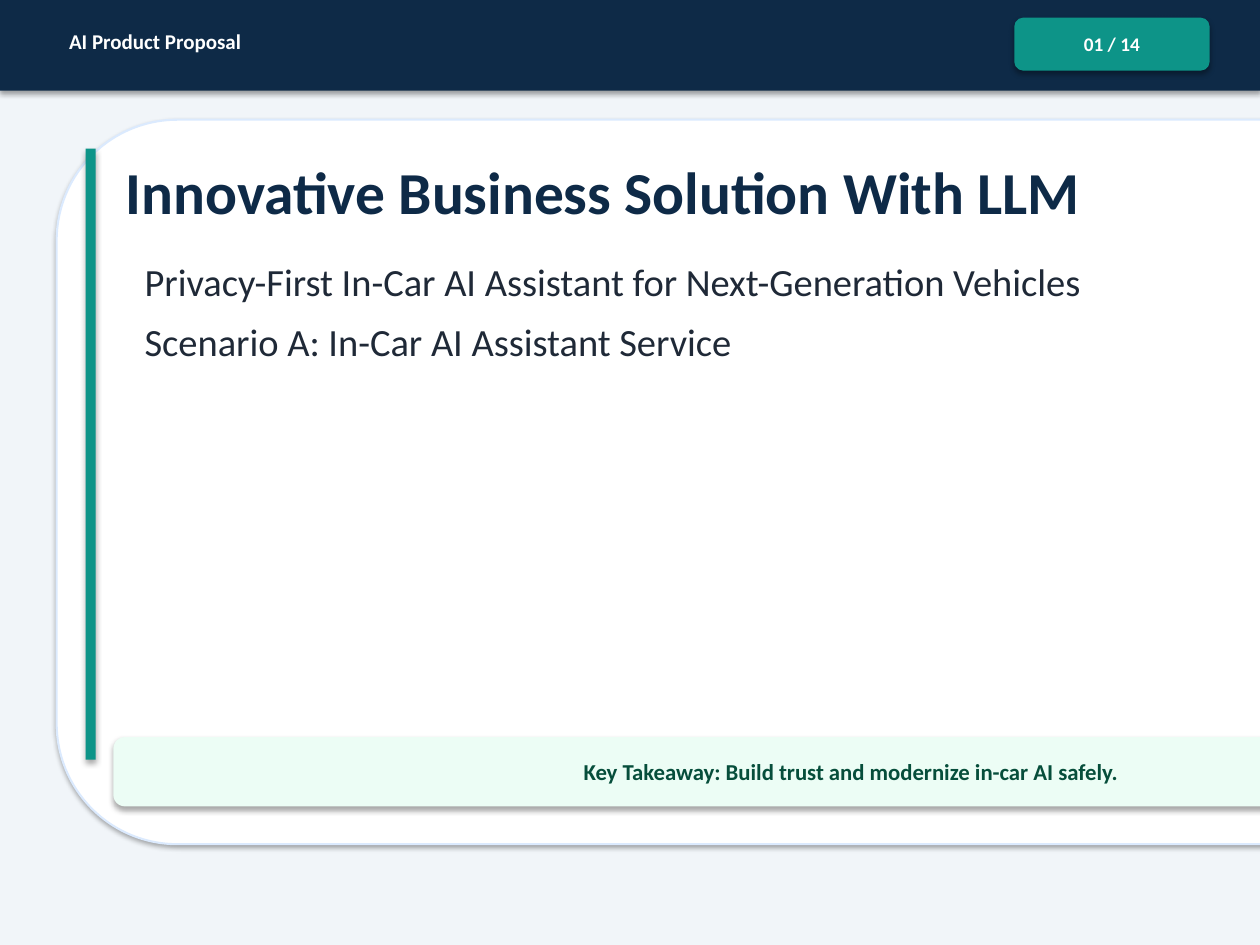
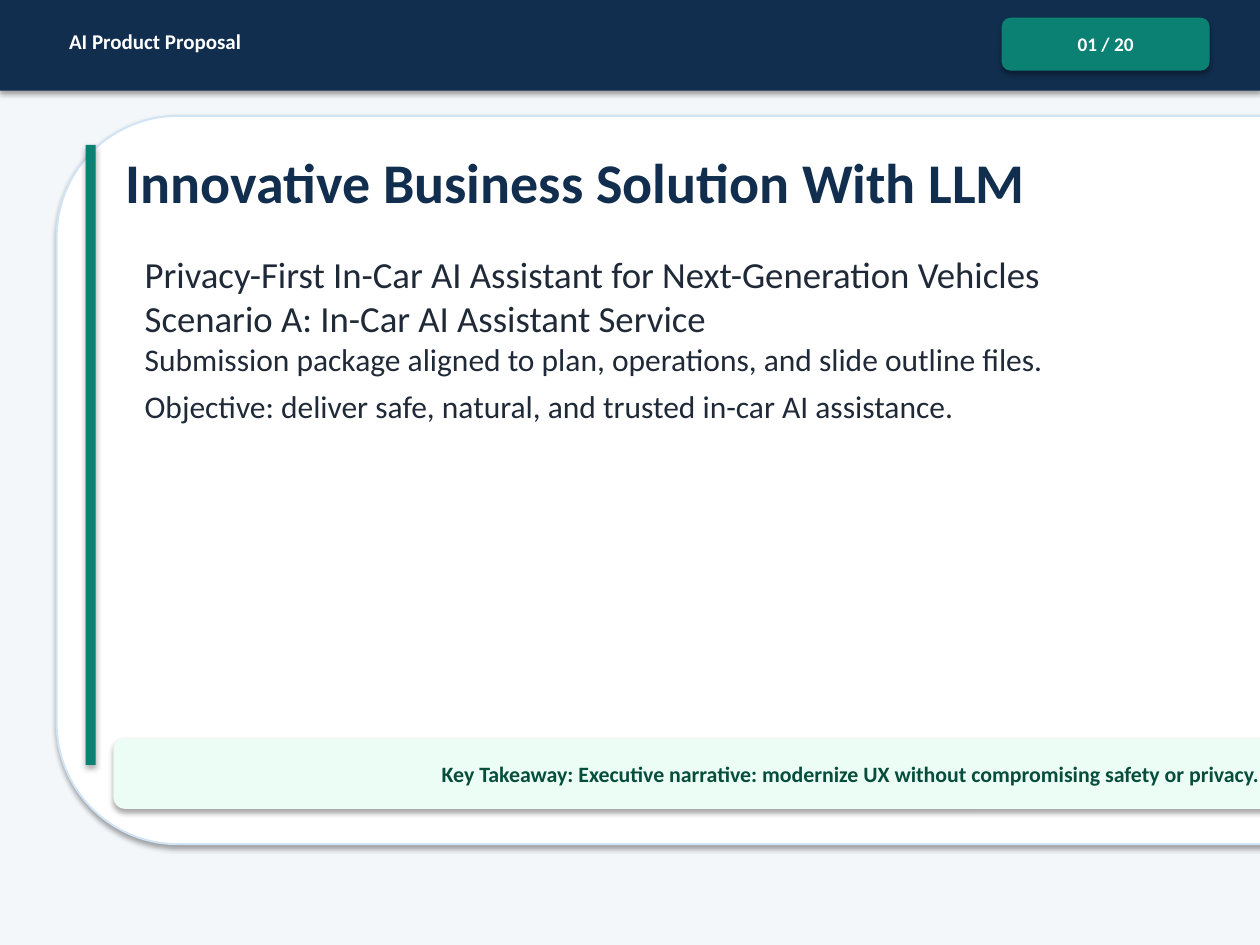
Before and after one commit to Zia-CRM-hub/AI-ProductManager, a slide deck: slide 1 of ProductManager_InnovativeBusinessSolutionWithLLM_Project/ProductManager_InnovativeBusinessSolutionWithLLM_Submission.pptx. Drawn at 1260x945 pixels with LibreOffice and Linux fonts; fonts in the diff are those of the drawing. Boxes give left, top, right and bottom in pixels: in the first picture for what was removed or moved away, otherwise in the second. Text is boxed around its words. In the diff, an @@ line names an element or a change of style, - is before the commit and + after.

```diff
--- a/ProductManager_InnovativeBusinessSolutionWithLLM_Project/ProductManager_InnovativeBusinessSolutionWithLLM_Submission.pptx
+++ b/ProductManager_InnovativeBusinessSolutionWithLLM_Project/ProductManager_InnovativeBusinessSolutionWithLLM_Submission.pptx
@@ rectangle at [0, 0, 1260, 945]: fill #F1F5F9 to #F4F7FA @@
@@ rectangle at [0, 0, 1260, 91]: fill #0E2A47 to #112E4E @@
@@ rounded rectangle "01 / 20" at [1002, 18, 1210, 71]: fill #0D9488 to #0B8174 @@
@@ rounded rectangle "01 / 20": place and size @@
-rounded rectangle "01 / 20" at [1014, 18, 1210, 71]
+rounded rectangle "01 / 20" at [1002, 18, 1210, 71]
@@ text in rounded rectangle at [1078, 38, 1133, 51]: text changed @@
-01 / 14
+01 / 20
@@ rounded rectangle: place and size @@
-rounded rectangle at [57, 120, 1260, 844]
+rounded rectangle at [57, 116, 1260, 844]
@@ rounded rectangle at [57, 116, 1260, 844]: outline #DBEAFE 1.2 pt to #D1E4F6 1.1 pt @@
@@ rectangle: place and size @@
-rectangle at [86, 149, 96, 760]
+rectangle at [86, 145, 96, 765]
@@ rectangle at [86, 145, 96, 765]: fill #0D9488 to #0B8174 @@
@@ text "Innovative Business Solution With LLM": place and size @@
-text "Innovative Business Solution With LLM" at [126, 172, 1080, 215]
+text "Innovative Business Solution With LLM" at [126, 163, 1025, 204]
@@ text "Innovative Business Solution With LLM" at [126, 163, 1025, 204]: size 34 to 32 pt, text colour #0E2A47 to #112E4E @@
@@ text at [145, 262, 1040, 333]: text changed; size 22 to 21 pt @@
-Privacy-First In-Car AI Assistant for Next-Generation Vehicles
-Scenario A: In-Car AI Assistant Service
+Privacy-First In-Car AI Assistant for Next-Generation Vehicles
+Scenario A: In-Car AI Assistant Service
@@ text added at [145, 349, 1042, 424], 18 pt, text #1F2937 @@
+Submission package aligned to plan, operations, and slide outline files.
+Objective: deliver safe, natural, and trusted in-car AI assistance.
@@ text in rounded rectangle at [442, 766, 1259, 786]: text changed; size 13 to 12.5 pt @@
-Key Takeaway: Build trust and modernize in-car AI safely.
+Key Takeaway: Executive narrative: modernize UX without compromising safety or privacy.
```
Also in this commit, not shown: 12 other slides changed, 7 slides added, 1 slide removed.
